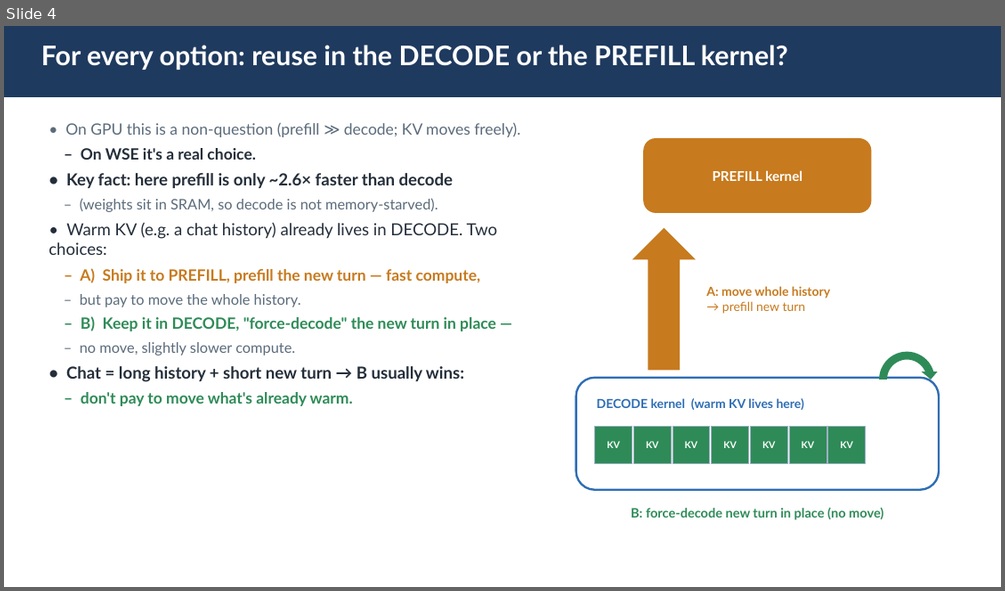
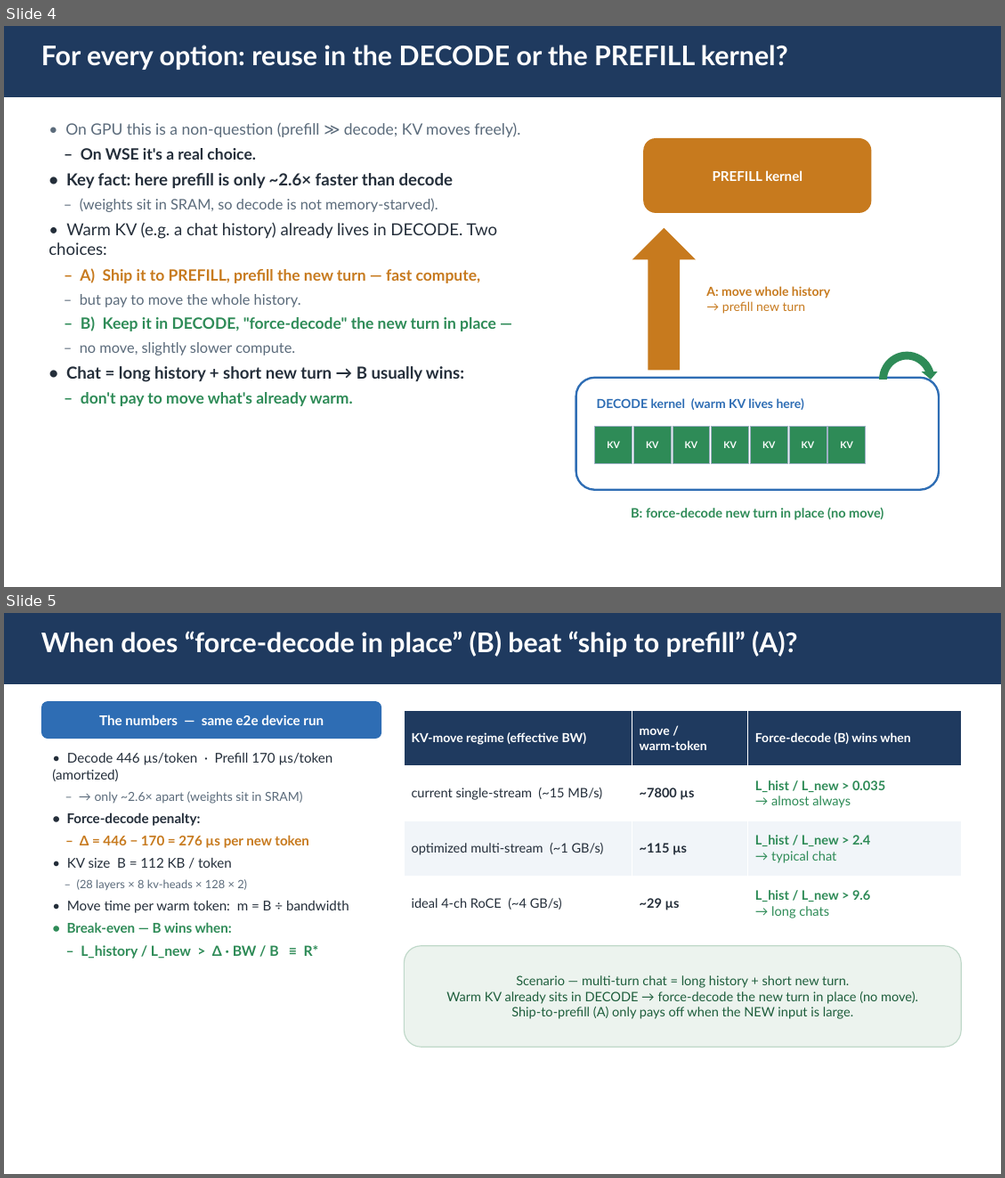
Before and after one commit to happyandslow/agent-memory, a slide deck: projects/WaferEngine-staging/meetings/2026-07-06.pptx. Shown one above the other, each under a label of ours: slide 4 before the commit, slides 4 and 5 after it. The pictures are 1005x591 and 1005x1178 pixels, drawn with LibreOffice and Linux fonts; fonts in the diff are those of the drawing. Boxes give left, top, right and bottom in pixels: in the first picture for what was removed or moved away, otherwise in the second. Text is boxed around its words. In the diff, an @@ line names an element or a change of style, - is before the commit and + after.

Commit message:
meetings/2026-07-06: add force-decode-vs-ship fact-check slide
New slide after 'where to reuse': the breakeven table (KV-move regime / move-per-warm-token /
B-wins-when across ~15 MB/s .. ~4 GB/s) plus the enabling numbers and how they are derived
(t_dec 446 / t_pf 170 us -> penalty 276 us; KV 112 KB/token; R* = d*BW/B) and the chat scenario.
Deck now 7 slides.

```diff
--- a/projects/WaferEngine-staging/meetings/2026-07-06.pptx
+++ b/projects/WaferEngine-staging/meetings/2026-07-06.pptx
@@ slide 5 added at <box>4,613,1001,1174</box>, background #FFFFFF @@
@@ rectangle added at <box>4,613,1001,684</box>, fill #1F3A5F @@
@@ text added at <box>41,631,798,657</box>, 26 pt, text #FFFFFF, bold @@
+When does “force-decode in place” (B) beat “ship to prefill” (A)?
@@ rounded rectangle added at <box>41,701,381,738</box>, fill #2E6DB4, 13 pt, text #FFFFFF, bold @@
+The numbers — same e2e device run
@@ table added at <box>404,710,961,931</box>, 4 rows, 3 columns @@
+KV-move regime (effective BW) | move / / warm-token | Force-decode (B) wins when
+current single-stream (~15 MB/s) | ~7800 µs | L_hist / L_new > 0.035 / → almost always
+optimized multi-stream (~1 GB/s) | ~115 µs | L_hist / L_new > 2.4 / → typical chat
+ideal 4-ch RoCE (~4 GB/s) | ~29 µs | L_hist / L_new > 9.6 / → long chats
@@ text added at <box>52,753,349,958</box>, 13 pt, text #242E3A @@
+• Decode 446 µs/token · Prefill 170 µs/token (amortized)
+– → only ~2.6× apart (weights sit in SRAM)
+• Force-decode penalty:
+– Δ = 446 − 170 = 276 µs per new token
+• KV size B = 112 KB / token
+– (28 layers × 8 kv-heads × 128 × 2)
+• Move time per warm token: m = B ÷ bandwidth
+• Break-even — B wins when:
+– L_history / L_new > Δ · BW / B ≡ R*
@@ rounded rectangle added at <box>404,946,961,1046</box>, fill #ECF3EE, outline #BFD8C9 1 pt, 12.5 pt, text #1E5E3C @@
+Scenario — multi-turn chat = long history + short new turn.
+Warm KV already sits in DECODE → force-decode the new turn in place (no move).
+Ship-to-prefill (A) only pays off when the NEW input is large.
```
